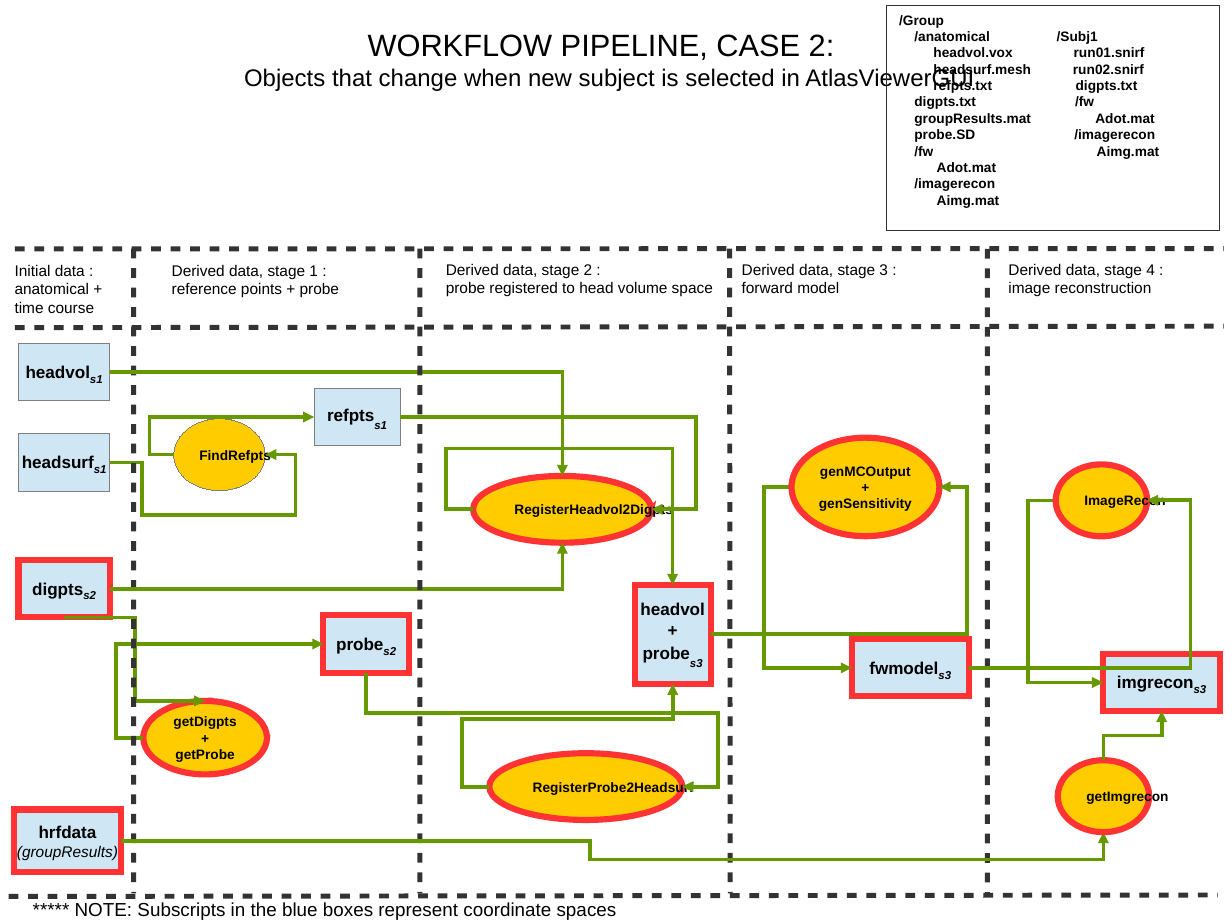
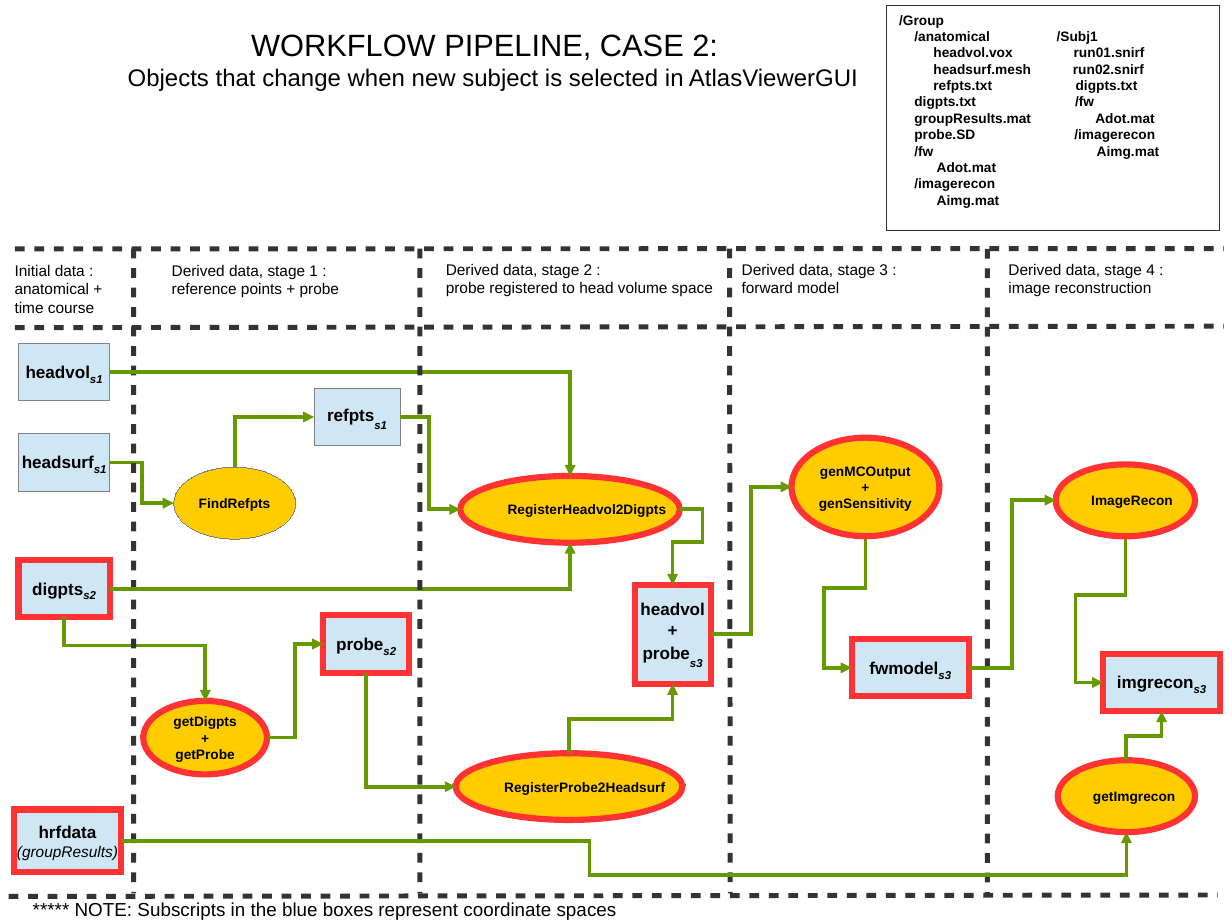
Before and after one commit to BUNPC/AtlasViewer, a slide deck: slide 9 of Docs/DesignNotes.odp (slide 8 before the commit). Drawn at 1232x924 pixels with LibreOffice and Linux fonts; fonts in the diff are those of the drawing. Boxes give left, top, right and bottom in pixels: in the first picture for what was removed or moved away, otherwise in the second. Text is boxed around its words. In the diff, an @@ line names an element or a change of style, - is before the commit and + after.

```diff
--- a/Docs/DesignNotes.odp
+++ b/Docs/DesignNotes.odp
@@ text "WORKFLOW PIPELINE, CASE 2:" moved from (x1=244, y1=34, x2=974, y2=92) to (x1=128, y1=34, x2=858, y2=91) @@
@@ elbow arrow moved from (110, 372) - (562, 476) to (110, 372) - (570, 476) @@
@@ elbow arrow moved from (174, 455) - (314, 416) to (234, 467) - (314, 418) @@
@@ elbow arrow moved from (400, 418) - (652, 509) to (400, 418) - (461, 509) @@
@@ elbow arrow moved from (110, 462) - (265, 455) to (110, 462) - (174, 503) @@
@@ freeform shape "FindRefpts" resized from (x1=174, y1=419, x2=265, y2=490) to (x1=174, y1=467, x2=296, y2=538) @@
@@ freeform shape "FindRefpts" at (x1=174, y1=467, x2=296, y2=538): alignment left to centre @@
@@ freeform shape "RegisterHeadvol2Digpts" resized from (x1=473, y1=476, x2=652, y2=542) to (x1=461, y1=476, x2=680, y2=542) @@
@@ freeform shape "ImageRecon" resized from (x1=1056, y1=464, x2=1147, y2=536) to (x1=1056, y1=464, x2=1195, y2=536) @@
@@ elbow arrow moved from (473, 509) - (673, 585) to (680, 509) - (673, 585) @@
@@ elbow arrow moved from (792, 487) - (851, 668) to (711, 634) - (792, 487) @@
@@ elbow arrow moved from (1056, 500) - (1103, 683) to (968, 668) - (1056, 500) @@
@@ elbow arrow moved from (711, 634) - (940, 487) to (866, 536) - (851, 668) @@
@@ elbow arrow moved from (968, 668) - (1147, 500) to (1125, 536) - (1103, 683) @@
@@ elbow arrow moved from (110, 589) - (562, 543) to (110, 589) - (570, 543) @@
@@ elbow arrow (64, 617) - (206, 701): route changed @@
@@ elbow arrow moved from (143, 738) - (323, 644) to (267, 738) - (323, 644) @@
@@ elbow arrow moved from (366, 673) - (683, 787) to (366, 673) - (456, 787) @@
@@ elbow arrow moved from (489, 787) - (673, 684) to (569, 753) - (673, 684) @@
@@ elbow arrow moved from (1104, 760) - (1162, 711) to (1126, 760) - (1162, 711) @@
@@ freeform shape "RegisterProbe2Headsurf" resized from (x1=489, y1=753, x2=683, y2=819) to (x1=456, y1=753, x2=683, y2=819) @@
@@ freeform shape "getImgrecon" resized from (x1=1058, y1=760, x2=1149, y2=832) to (x1=1058, y1=760, x2=1195, y2=832) @@
@@ elbow arrow moved from (121, 840) - (1104, 832) to (121, 840) - (1126, 832) @@
```
Also in this commit, not shown: 5 other slides changed, 3 slides added, 4 slides removed, 19 other files.
